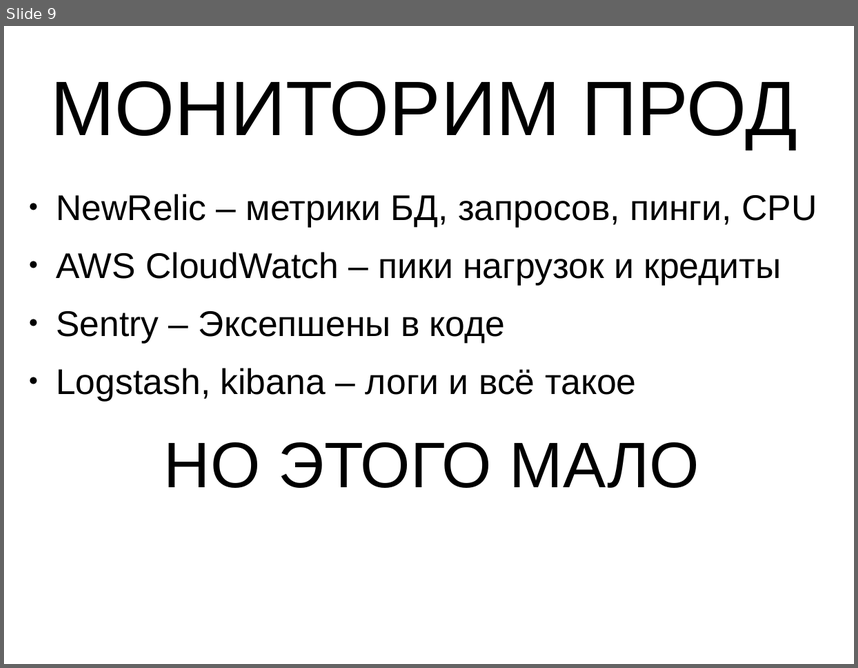
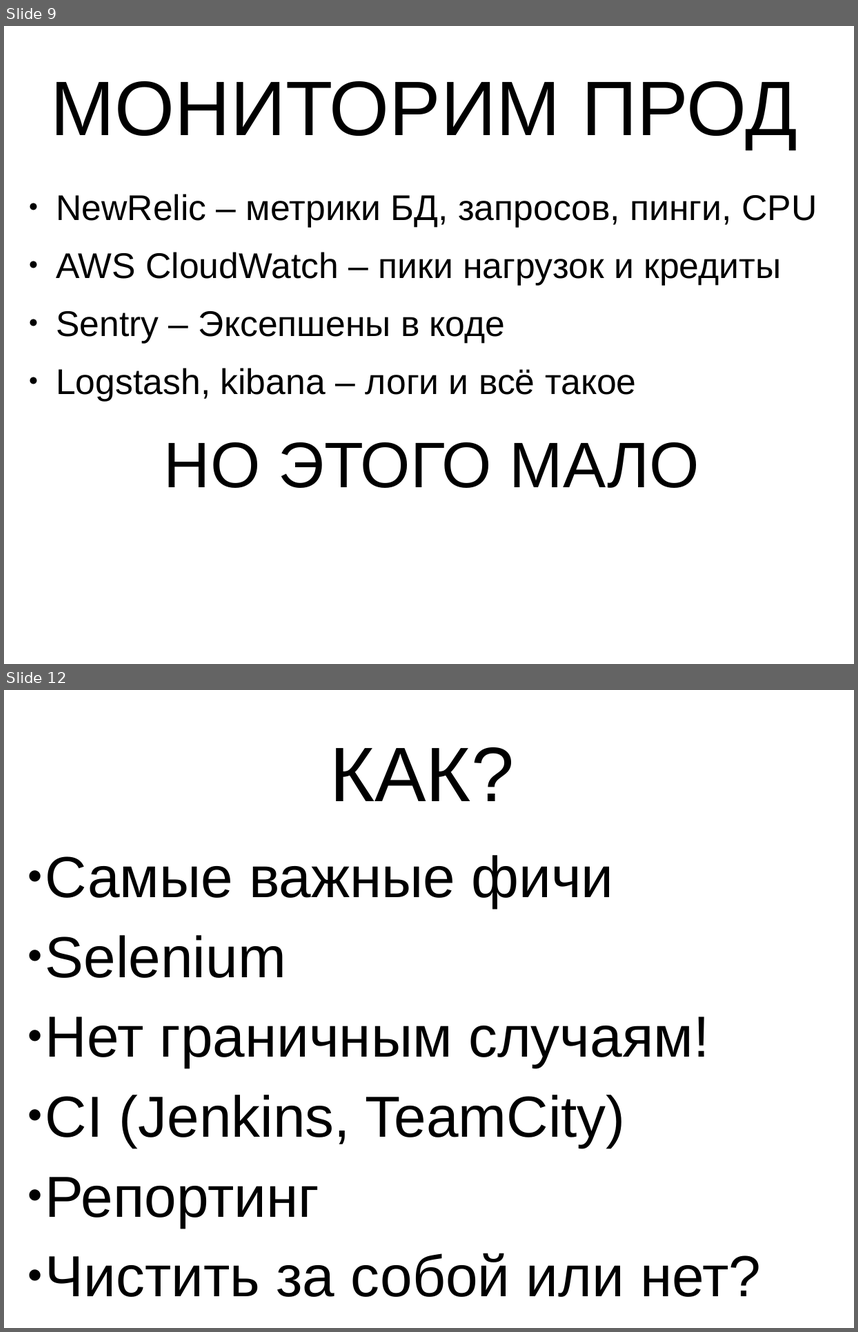
Before and after one commit to valignatev/tdd2017, a slide deck: tddsucks.odp. Shown one above the other, each under a label of ours: slide 9 before the commit, slides 9 and 12 after it; the slides between them are not shown. The pictures are 858x668 and 858x1332 pixels, drawn with LibreOffice and Linux fonts; fonts in the diff are those of the drawing. Boxes give left, top, right and bottom in pixels: in the first picture for what was removed or moved away, otherwise in the second. Text is boxed around its words. In the diff, an @@ line names an element or a change of style, - is before the commit and + after.

```diff
--- a/tddsucks.odp
+++ b/tddsucks.odp
@@ slide 12 added at (4,690,854,1328), background #FFFFFF @@
@@ title added at (330,747,515,801), 72 pt, text #000000 @@
+КАК?
@@ text added at (45,855,761,1297), 54 pt, text #000000 @@
+● Самые важные фичи
+● Selenium
+● Нет граничным случаям!
+● CI (Jenkins, TeamCity)
+● Репортинг
+● Чистить за собой или нет?
```
Also in this commit, not shown: 3 other slides added.
